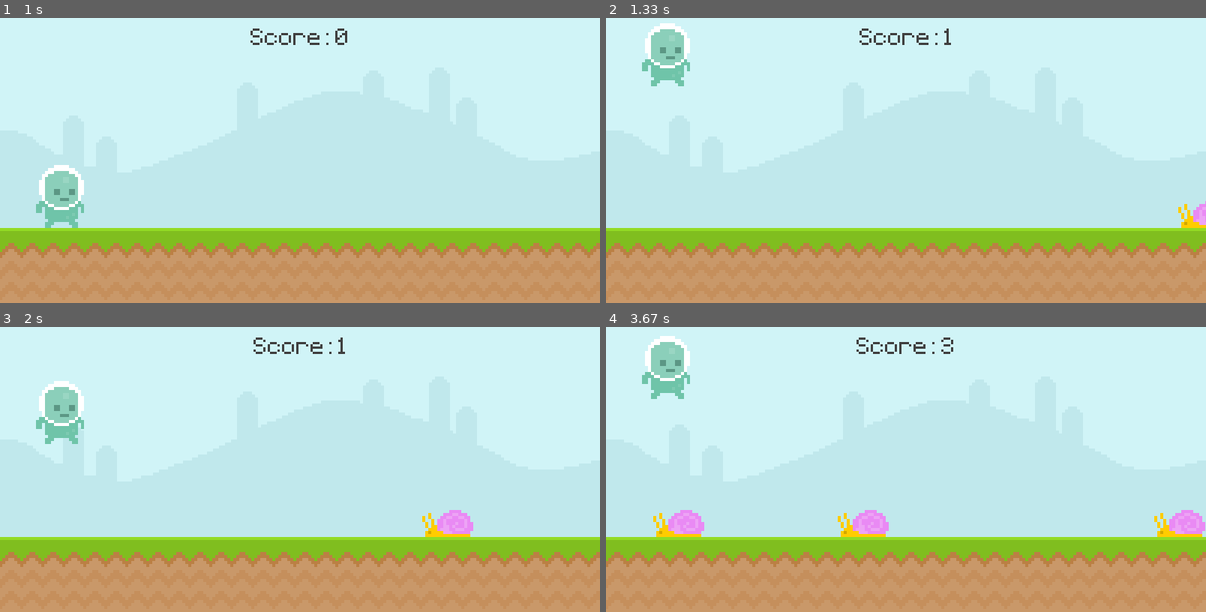
Above: before the commit, frames 1-4 (two rows, left to right).
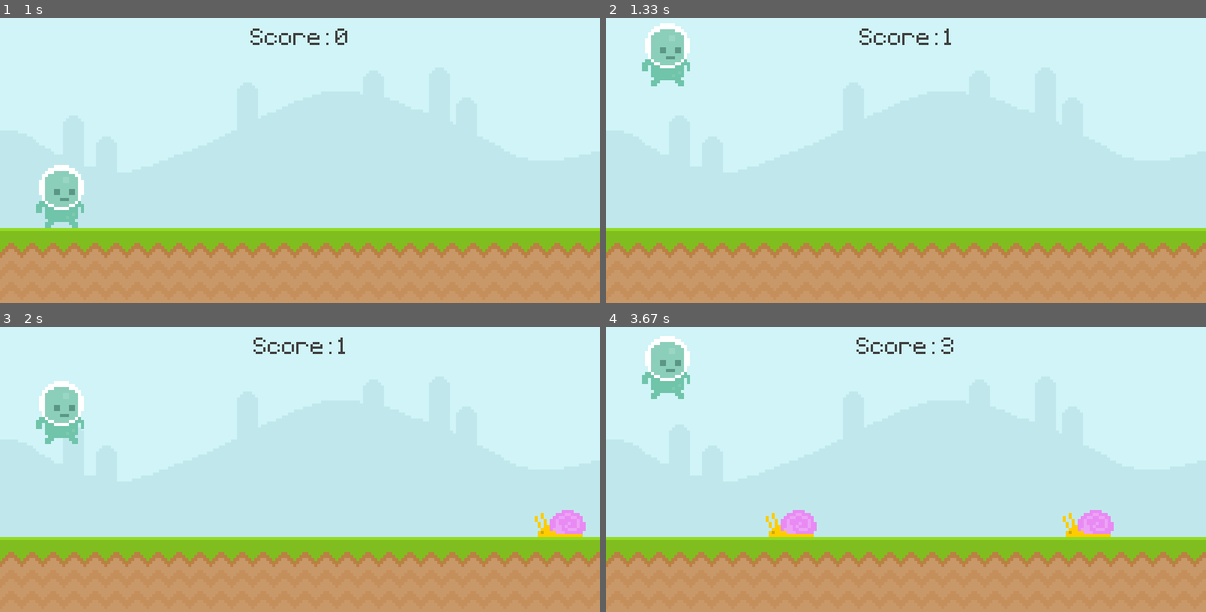
Above: after the commit, the same moments.

Repository: SztGellert/PygameProject
Game: pygame game, started from main.py
The game is run twice, just before and just after one commit, with the same random seed, the same clock (stepped at 60 frames per second) and the same inputs.
Inputs:
- Up to frame 1 (1 s): tap Space at 0.33, 0.73 s
- Up to frame 2 (1.33 s): tap Space at 1.03 s
- Up to frame 3 (2 s): tap Space at 1.57, 1.87 s
- Up to frame 4 (3.67 s): tap Space at 2.63, 3.4 s

Frame 1 is identical in both runs. In frame 2, 0.3% of the frame differs, in the area x 95-100%, y 64-74%; in frame 3, 1.2%; in frame 4, 2.9%, in the area x 7-100%, y 64-74%.

Commit message:
new obstacles

Diff:
--- a/main.py
+++ b/main.py
@@ -16,8 +16,12 @@
     if obstacle_list:
         for obstacle_rect in obstacle_list:
             obstacle_rect.x -= 5
+            if obstacle_rect.bottom == 300:
+                screen.blit(snail_surface, obstacle_rect)
+            else:
+                screen.blit(fly_surf, obstacle_rect)
 
-            screen.blit(snail_surface, obstacle_rect)
+        obstacle_list = [obstacle for obstacle in obstacle_list if obstacle.x > -100]
 
         return obstacle_list
     else:
@@ -36,7 +40,7 @@
     start_time = 0
     player_rect = player_surf.get_rect(midbottom = (80, 300))
     snail_surface = pygame.image.load('graphics/snail/snail1.png').convert_alpha()
-    snail_rect = snail_surface.get_rect(midbottom = (160, 300))
+    fly_surf = pygame.image.load('graphics/fly/fly1.png').convert_alpha()
 
     player_stand = pygame.image.load('graphics/Player/player_stand.png').convert_alpha()
     player_stand = pygame.transform.rotozoom(player_stand, 0 ,2 )
@@ -48,8 +52,10 @@
     game_msg = test_font.render('Press space to run', False, (111,196,169))
     game_msg_rect = game_name.get_rect(center = (350 , 340))
 
+    player_stand =  pygame.image.load('graphics/Player/player_stand.png').convert_alpha()
+
     obstacle_timer = pygame.USEREVENT + 1
-    pygame.time.set_timer(obstacle_timer, 900)
+    pygame.time.set_timer(obstacle_timer, 1400)
 
     obstacle_rect_list = []
 
@@ -77,10 +83,13 @@
                     if event.key == pygame.K_SPACE:
 
                         game_active = True
-                        snail_rect.right=800
                         start_time =  int(pygame.time.get_ticks() / 1000)
             if event.type == obstacle_timer and game_active:
-                obstacle_rect_list.append(snail_surface.get_rect(bottomright = (random.randint(900,1100), 300)))
+                if random.randint(0,2):
+                    obstacle_rect_list.append(snail_surface.get_rect(bottomright = (random.randint(900,1100), 300)))
+                else:
+                    obstacle_rect_list.append(fly_surf.get_rect(bottomright = (random.randint(900,1100), 210)))
+
         if game_active:
 
             screen.blit(sky_surface, (0,0))
@@ -95,9 +104,6 @@
             screen.blit(player_surf, player_rect)
 
             obstacle_rect_list = obstacle_movement(obstacle_rect_list)
-
-            if snail_rect.colliderect(player_rect):
-                game_active = False
 
         else:
             screen.fill((94,129,162))
Binary file added: graphics/Fly/Fly1.png
Binary file added: graphics/Fly/Fly2.png
